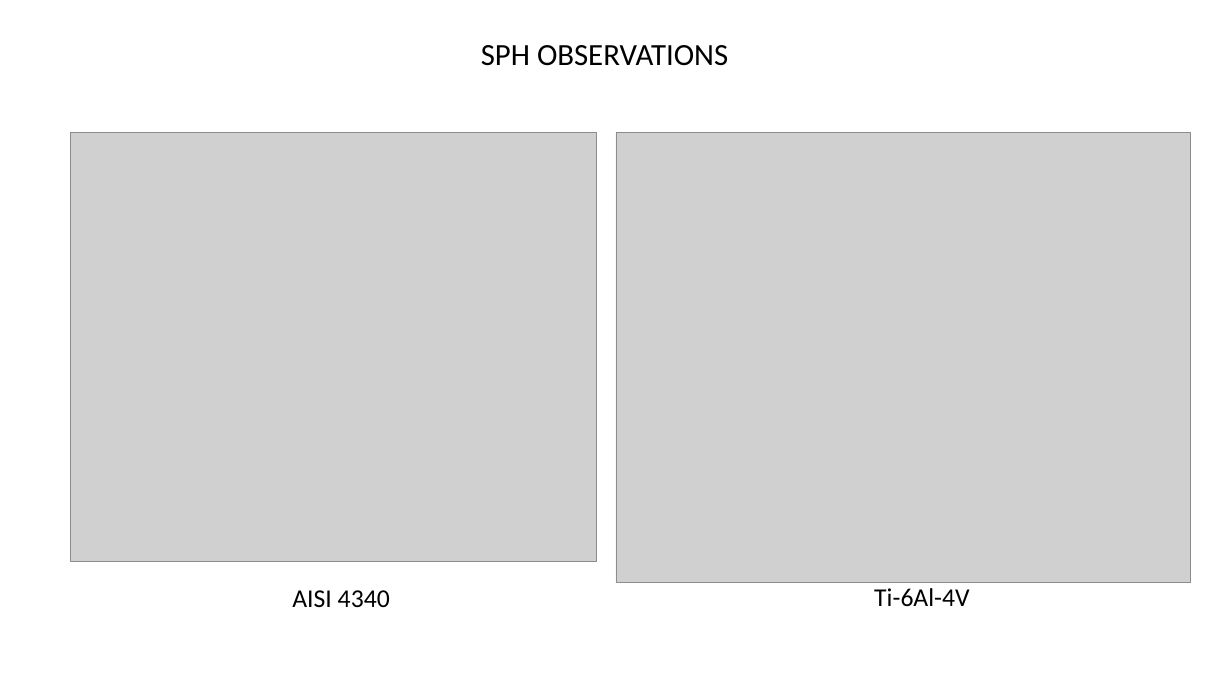
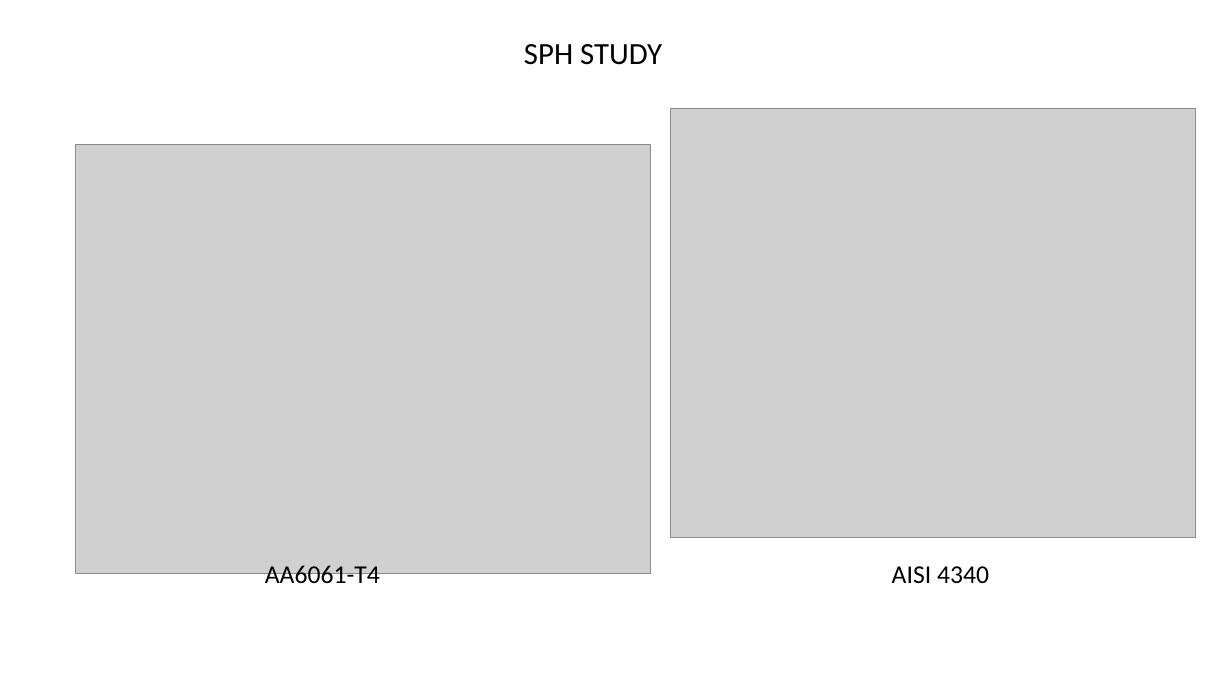
Before and after one commit to amoudes/HVI, a slide deck: slide 3 of Results_Presentation.pptx (slide 2 before the commit). Drawn at 1232x693 pixels with LibreOffice and Linux fonts; fonts in the diff are those of the drawing; grey boxes stand for pictures. Boxes give left, top, right and bottom in pixels: in the first picture for what was removed or moved away, otherwise in the second. Text is boxed around its words. In the diff, an @@ line names an element or a change of style, - is before the commit and + after.

```diff
--- a/Results_Presentation.pptx
+++ b/Results_Presentation.pptx
@@ text at (524,44,662,65): text changed @@
-SPH OBSERVATIONS
+SPH STUDY
@@ picture: place and size @@
-picture at (71,132,597,561)
+picture at (670,109,1196,538)
@@ picture added at (76,145,651,574) @@
@@ picture removed at (616,132,1191,582) @@
@@ text added at (265,565,380,589), 20 pt, text #000000 @@
+AA6061-T4
@@ text "AISI 4340": place and size @@
-text "AISI 4340" at (292,590,390,607)
+text "AISI 4340" at (892,566,989,583)
@@ text removed at (874,588,969,606) @@
-Ti-6Al-4V
```
Also in this commit, not shown: 2 other slides changed, 2 other files.
